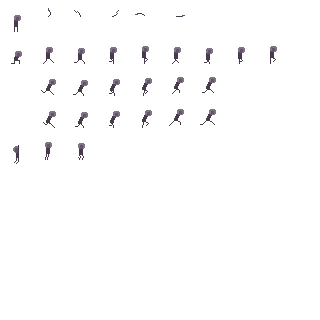
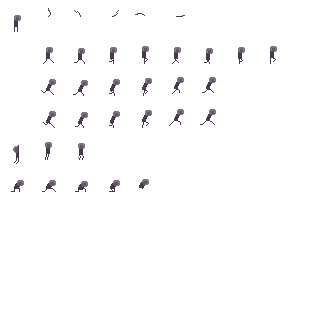
The second 320x320 image is a revision of the first. Changes to its layers:
added layer "Layer 23" above "Layer 22" over (139, 179, 149, 189)
added layer "Layer 22" above "Layer 21" over (109, 180, 120, 192)
moved "Layer 21" above "Layer 20", painted on it over (11, 51, 88, 192)
painted on "Layer 20" over (11, 180, 56, 192)
